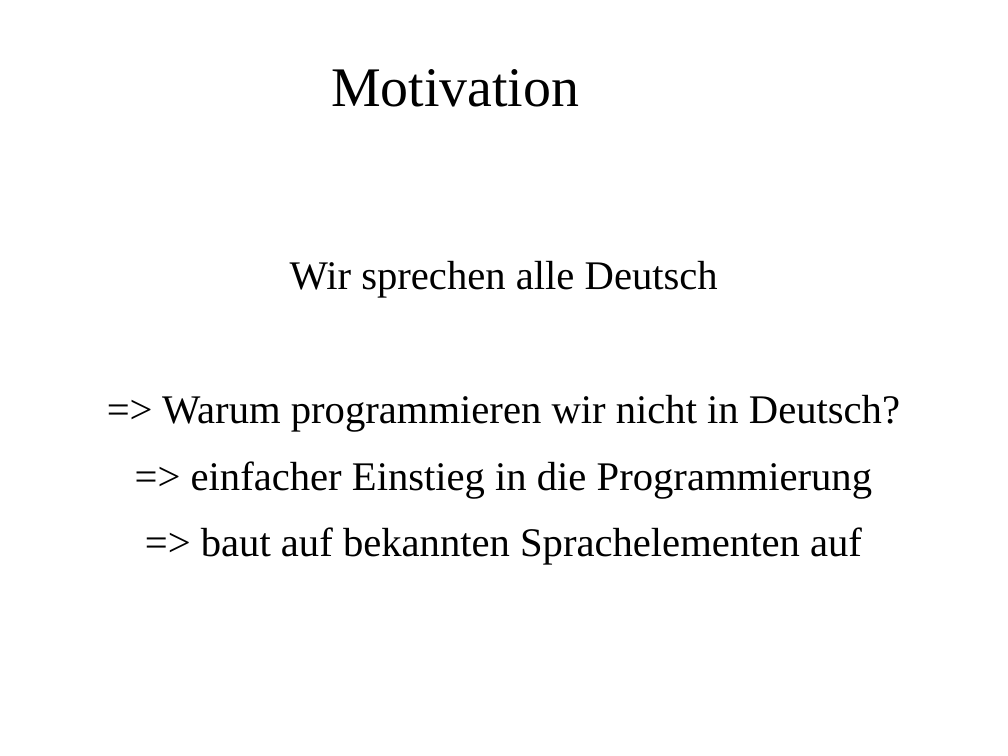
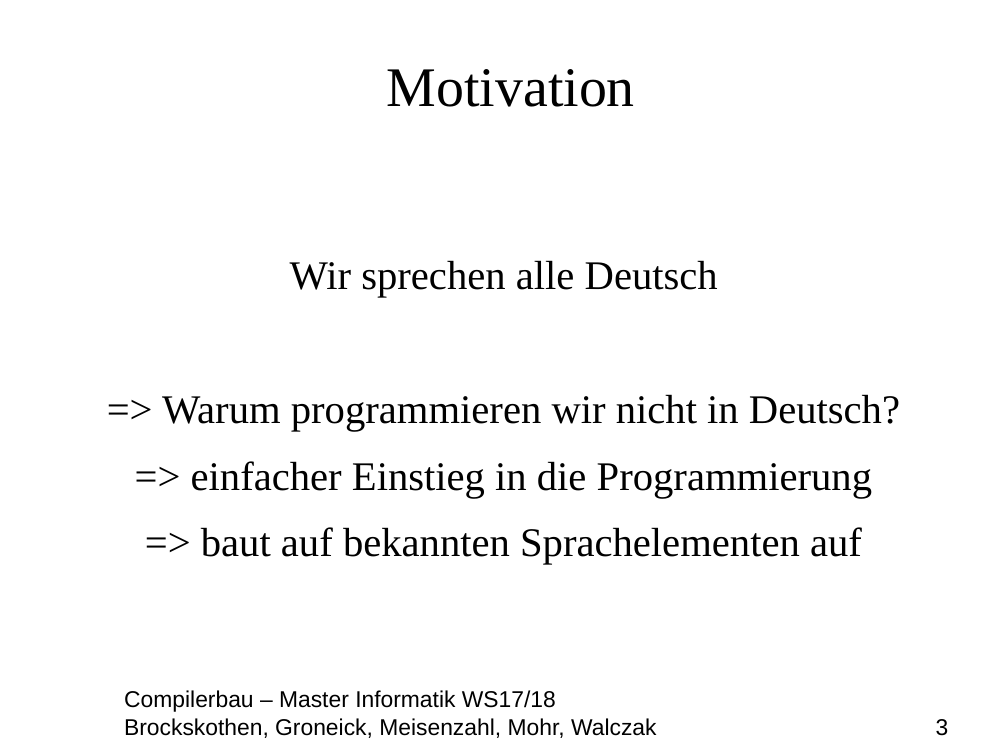
Before and after one commit to MasterInformatikHsBochum/Eine-deutsche-Praesentation, a slide deck: slide 3 of Präsentation.odp. Drawn at 1008x756 pixels with LibreOffice and Linux fonts; fonts in the diff are those of the drawing; background and template pictures are left out. Boxes give left, top, right and bottom in pixels: in the first picture for what was removed or moved away, otherwise in the second. Text is boxed around its words. In the diff, an @@ line names an element or a change of style, - is before the commit and + after.

```diff
--- a/Präsentation.odp
+++ b/Präsentation.odp
@@ title "Motivation": place and size @@
-title "Motivation" at <box>331,69,579,107</box>
+title "Motivation" at <box>387,69,635,107</box>
@@ text added at <box>124,690,949,738</box>, 18 pt, text #000000 @@
+Compilerbau – Master Informatik WS17/18
+Brockskothen, Groneick, Meisenzahl, Mohr, Walczak 3
```
Also in this commit, not shown: 11 other slides changed, 1 other file.
